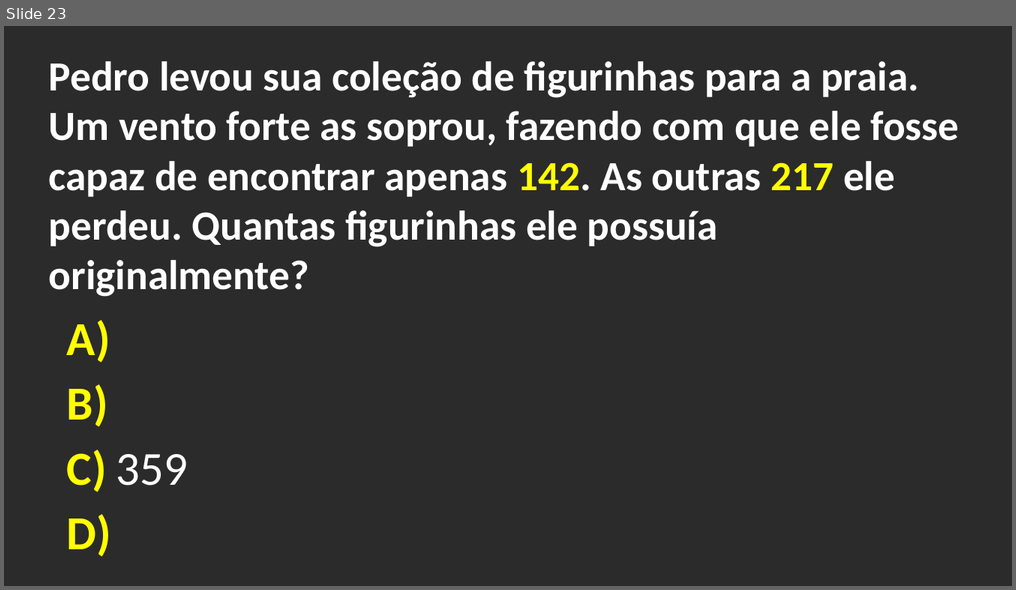
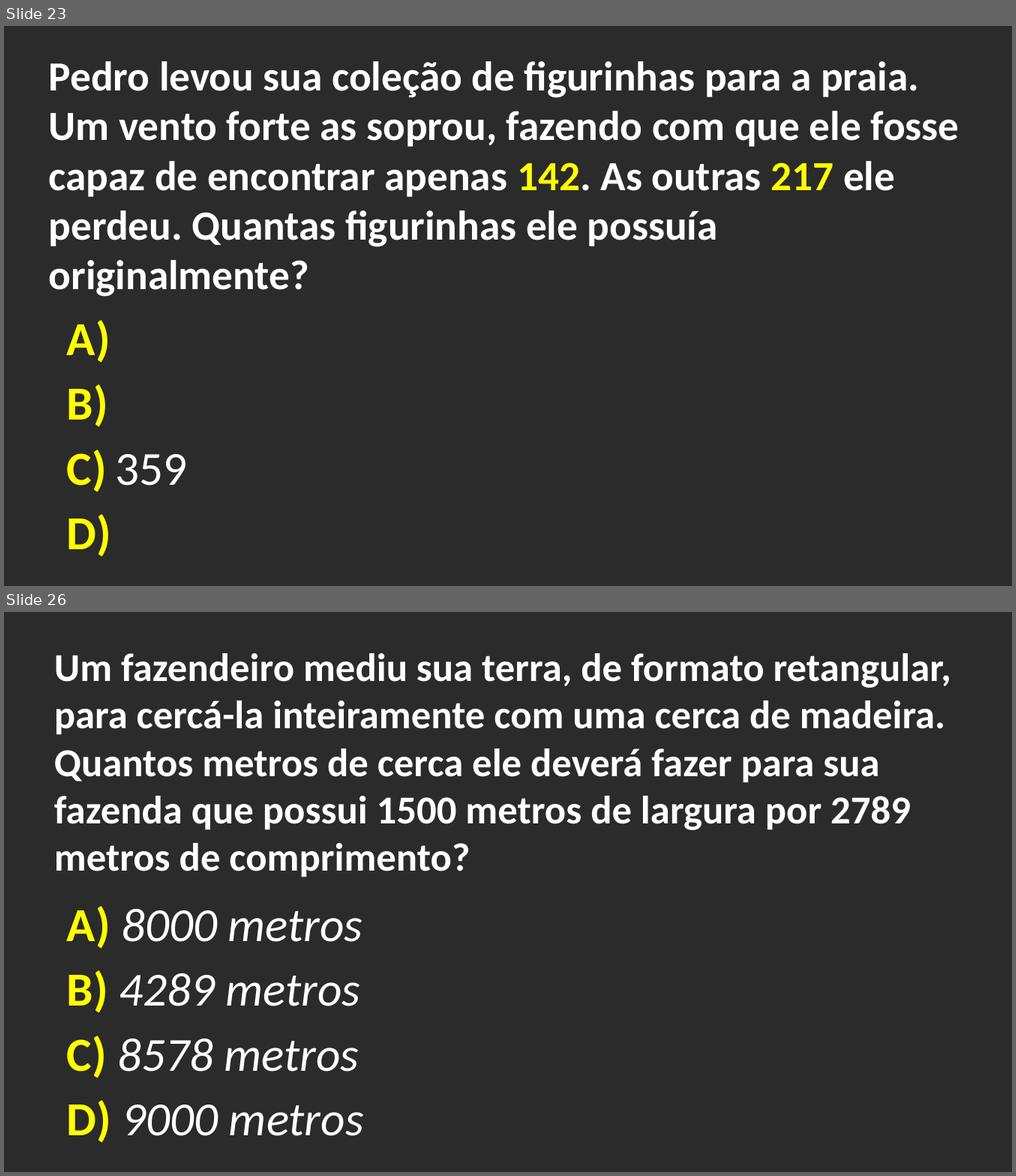
Before and after one commit to jmarysystems/jmarysystems.github.io, a slide deck: Perguntas_e_Respostas/Matemática/Aritmetica/Adicao/lista_001_exe_adicao/lista_001_exe_adicao.pptx. Shown one above the other, each under a label of ours: slide 23 before the commit, slides 23 and 26 after it; the slides between them are not shown. The pictures are 1016x590 and 1016x1176 pixels, drawn with LibreOffice and Linux fonts; fonts in the diff are those of the drawing; background and template pictures are left out; a plain dark background stands for a picture behind light text. Boxes give left, top, right and bottom in pixels: in the first picture for what was removed or moved away, otherwise in the second. Text is boxed around its words. In the diff, an @@ line names an element or a change of style, - is before the commit and + after.

```diff
--- a/Perguntas_e_Respostas/Matemática/Aritmetica/Adicao/lista_001_exe_adicao/lista_001_exe_adicao.pptx
+++ b/Perguntas_e_Respostas/Matemática/Aritmetica/Adicao/lista_001_exe_adicao/lista_001_exe_adicao.pptx
@@ slide 26 added at bbox=[4, 612, 1012, 1172], background picture (left out) @@
@@ text added at bbox=[54, 653, 951, 878], 20 pt, text #FFFFFF, bold @@
+Um fazendeiro mediu sua terra, de formato retangular, para cercá-la inteiramente com uma cerca de madeira. Quantos metros de cerca ele deverá fazer para sua fazenda que possui 1500 metros de largura por 2789 metros de comprimento?
@@ text added at bbox=[67, 906, 362, 949], 24 pt, text #FFFFFF, italic @@
+A) 8000 metros
@@ text added at bbox=[67, 970, 361, 1013], 24 pt, text #FFFFFF, italic @@
+B) 4289 metros
@@ text added at bbox=[67, 1036, 360, 1078], 24 pt, text #FFFFFF, italic @@
+C) 8578 metros
@@ text added at bbox=[67, 1100, 364, 1143], 24 pt, text #FFFFFF, italic @@
+D) 9000 metros
```
Also in this commit, not shown: 7 other slides added, 19 other files.
